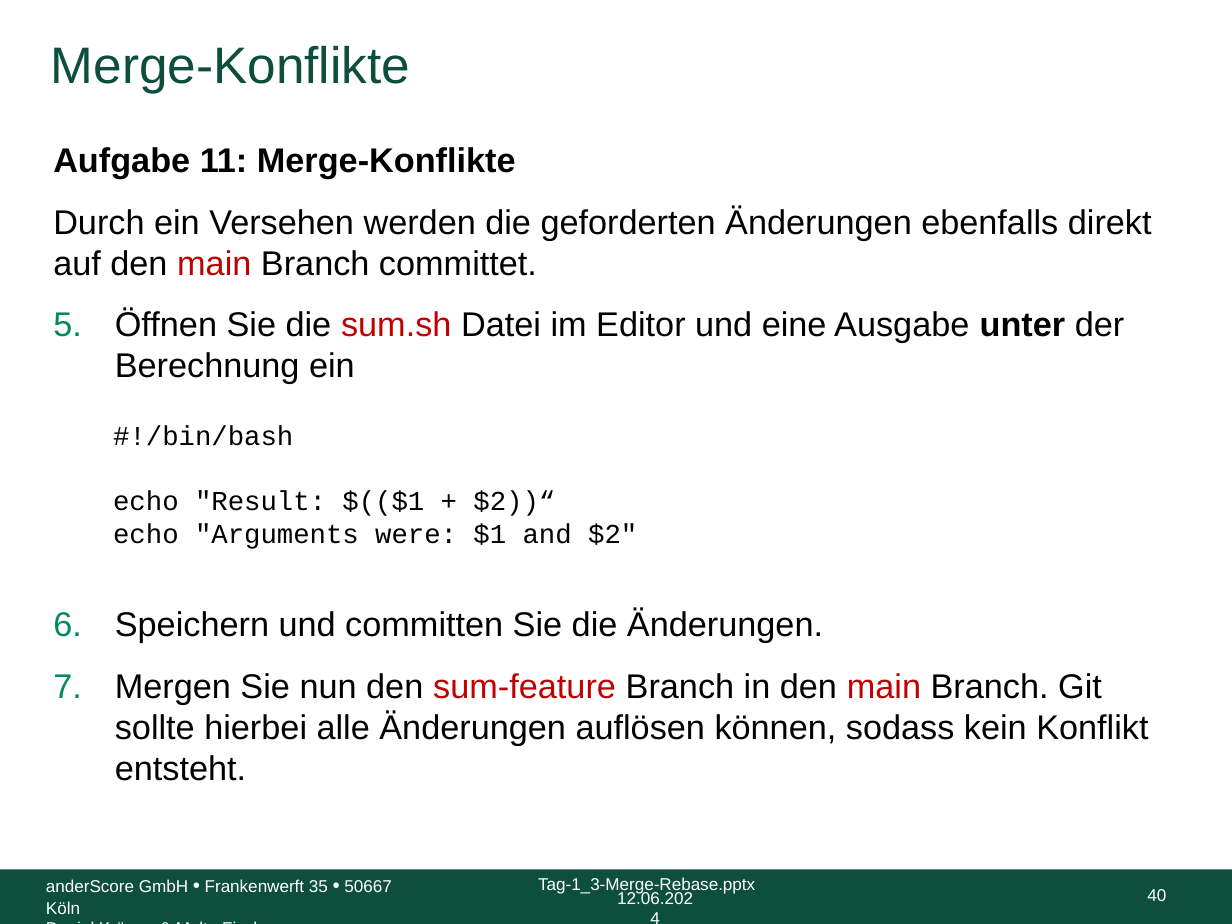
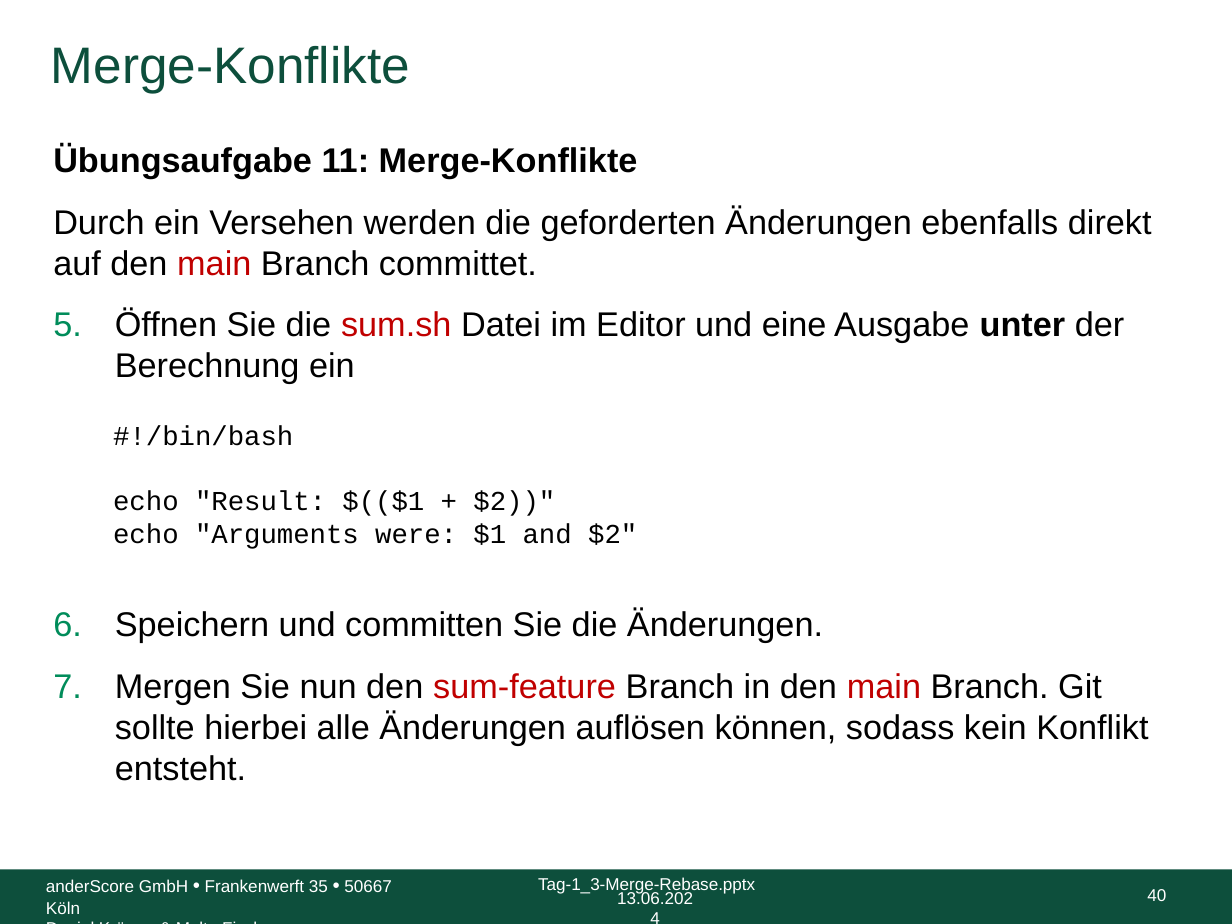
Before and after one commit to anderscore-gmbh/gitlab, a slide deck: slide 40 of slides/Tag-1_3-Merge-Rebase.pptx. Drawn at 1232x924 pixels with LibreOffice and Linux fonts; fonts in the diff are those of the drawing; background and template pictures are left out. Boxes give left, top, right and bottom in pixels: in the first picture for what was removed or moved away, otherwise in the second. Text is boxed around its words. In the diff, an @@ line names an element or a change of style, - is before the commit and + after.

```diff
--- a/slides/Tag-1_3-Merge-Rebase.pptx
+++ b/slides/Tag-1_3-Merge-Rebase.pptx
@@ text at [53, 145, 638, 179]: text changed @@
-Aufgabe 11: Merge-Konflikte
+Übungsaufgabe 11: Merge-Konflikte
@@ text at [113, 491, 637, 549]: text changed @@
-  echo "Result: $(($1 + $2))“
-  echo "Arguments were: $1 and $2"
+  echo "Result: $(($1 + $2))"
+  echo "Arguments were: $1 and $2"
@@ text at [617, 890, 693, 904]: text changed @@
-12.06.2024
+13.06.2024
```
Also in this commit, not shown: 117 other slides changed, 1 other file.
